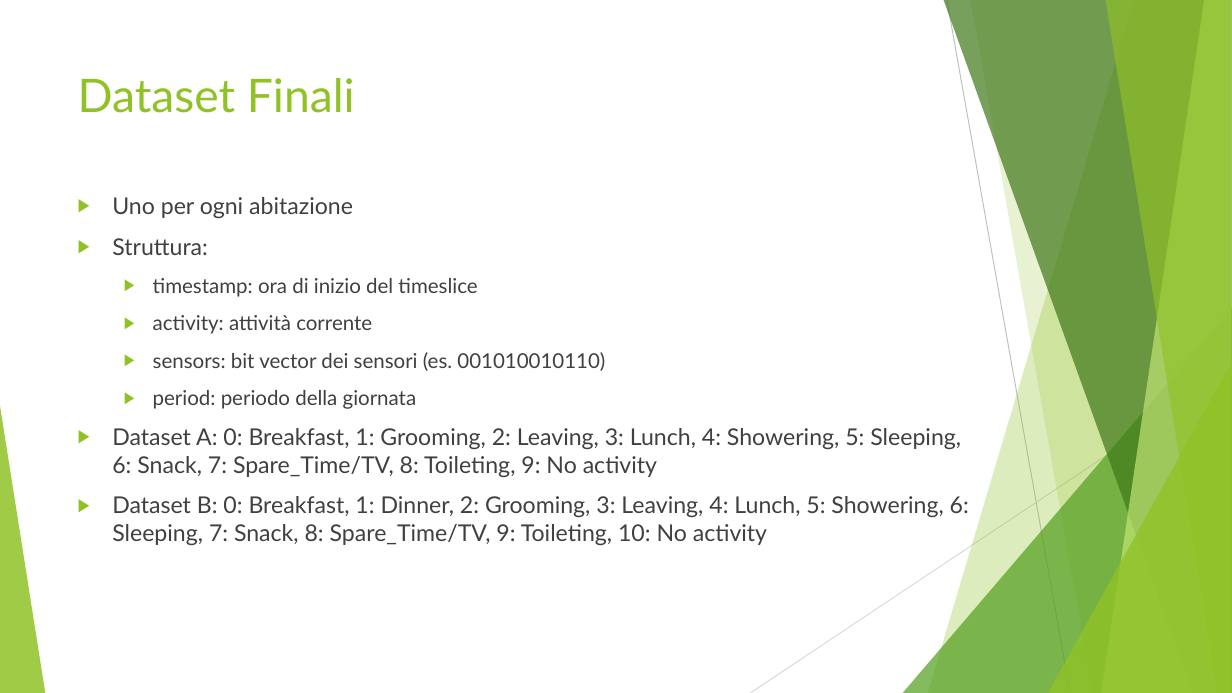
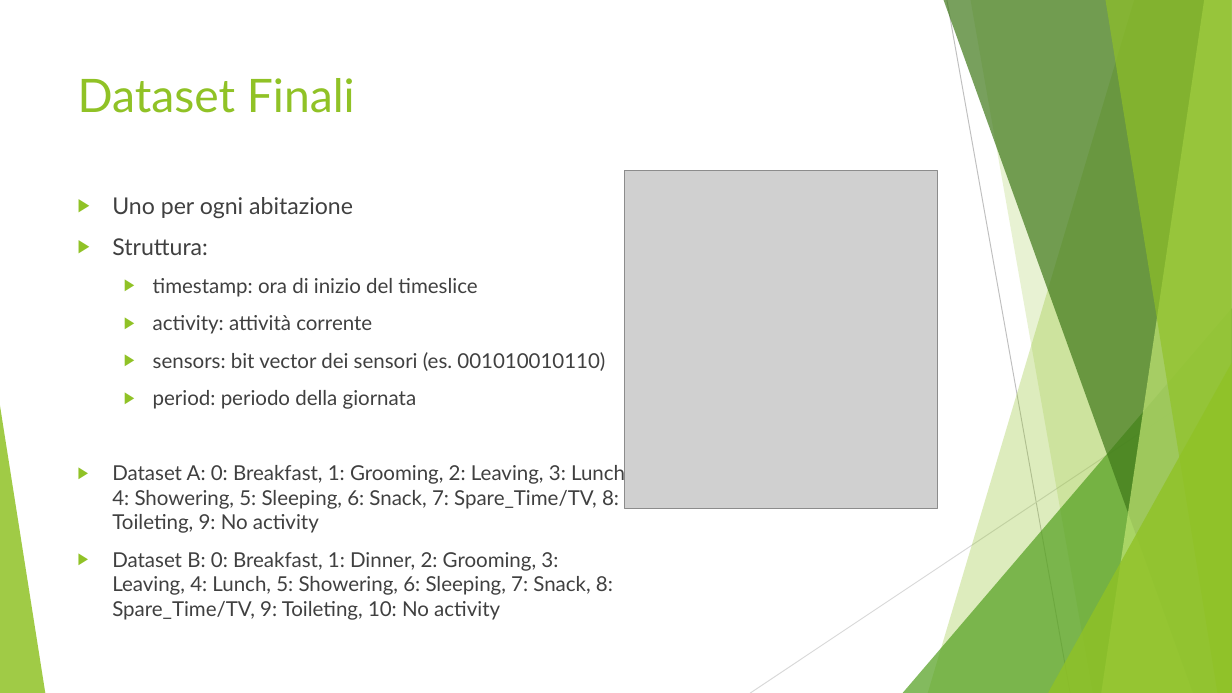
Before and after one commit to CostantiniMatteo/progetto-mpd, a slide deck: slide 6 of presentazione.pptx (slide 4 before the commit). Drawn at 1232x693 pixels with LibreOffice and Linux fonts; fonts in the diff are those of the drawing; grey boxes stand for pictures. Boxes give left, top, right and bottom in pixels: in the first picture for what was removed or moved away, otherwise in the second. Text is boxed around its words. In the diff, an @@ line names an element or a change of style, - is before the commit and + after.

```diff
--- a/presentazione.pptx
+++ b/presentazione.pptx
@@ picture added at <box>625,171,937,508</box> @@
@@ text at <box>112,462,630,620</box>: size 18 to 16 pt in "Dataset A: 0: Breakfast, 1: Grooming, 2: ...", "Dataset B: 0: Breakfast, 1: Dinner, 2: ..." @@
```
Also in this commit, not shown: 2 other slides changed, 2 slides added.
